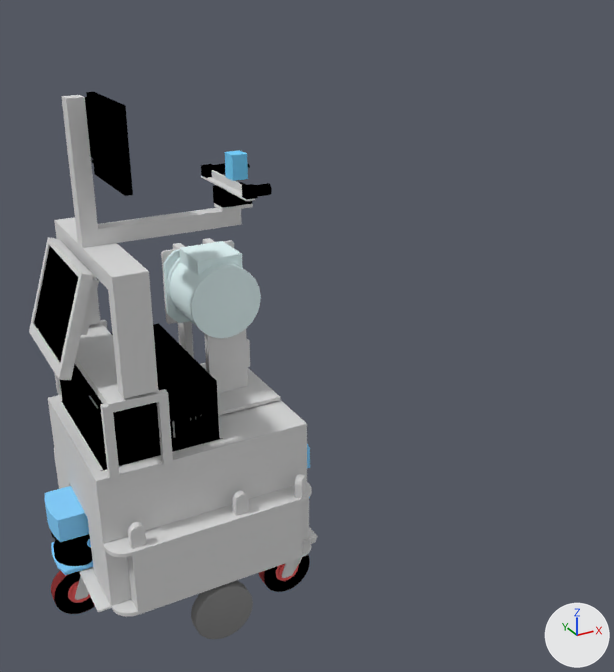
The Blender file data/morse/components/robots/jido.blend, before and after one commit.
Before and after are seen from a camera (50 mm lens) standing at (-0.73, -2.14, 1.82) and looking at (0.17, -0.51, 1.0). Arrows for +X, +Y and +Z are at lower right; the lights stay in place.

Names of what the first picture shows: 'Base', 'Computer', 'FrontScreen', 'MotorWheels', 'Sicks', 'Socle', 'TopCam', 'Wheels'.
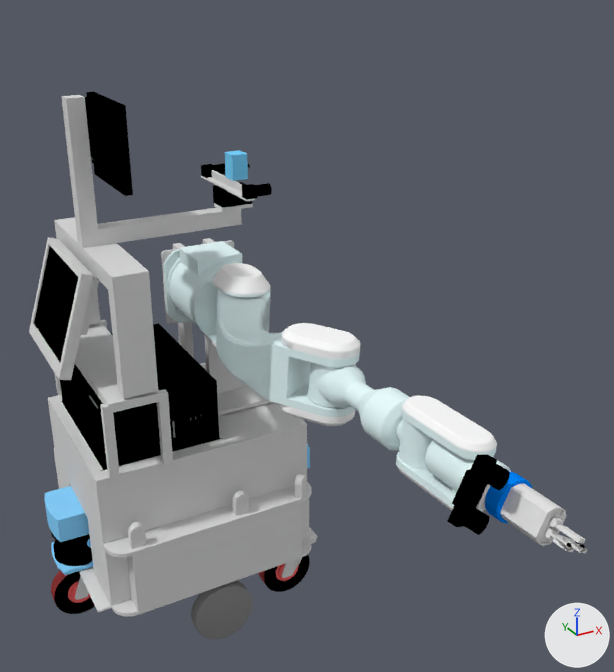
Commit message: Correct the link of the arm in Jido file

The change in detail:
Object 'PA10-1' (ob_pa10_1) moves from (0.0, 0.0, 0.0) to (0.185, 0.2, 0.907).
Object 'PA10-1' (ob_pa10_1) turns from (0, 0, 0) to (90, 3.4, 0) degrees about x, y and z.
Object 'PA10-2' (ob_pa10_2) moves from (0.0, 0.0, 0.317) to (0.185, -0.117, 0.907).
Object 'PA10-2' (ob_pa10_2) turns from (0, 0, 0) to (90, 3.4, 3.2) degrees about x, y and z.
Object 'PA10-3' (ob_pa10_3) moves from (0.0, 0.0, 0.767) to (0.21, -0.566, 0.905).
Object 'PA10-3' (ob_pa10_3) turns from (0, 0, 0) to (90, 3.4, 3.6) degrees about x, y and z.
Object 'PA10-4' (ob_pa10_4) moves from (0.0, 0.0, 1.1) to (0.231, -0.899, 0.904).
Object 'PA10-4' (ob_pa10_4) turns from (0, 0, 0) to (90, 3.5, 3.6) degrees about x, y and z.
Object 'PA10-5' (ob_pa10_5) moves from (0.0, 0.0, 1.247) to (0.24, -1.045, 0.904).
Object 'PA10-5' (ob_pa10_5) turns from (0, 0, 0) to (90, 3.5, 3.6) degrees about x, y and z.
Object 'pince2Sright' (ob_pince2sright) is new; it shows a copy of the mesh of ob_pince2sright.
Its parent is ob_pince2.
Its matrix parent inverse is Matrix(((1000.0, 0.0, 0.0, 0.0), (0.0, 1000.0, 0.0, 0.0), (0.0, 0.0, 1000.0, -1460.0), (0.0, 0.0, 0.0, 1.0))).
Its location is (0.0, 0.0, 0.0).
Its scale is (0.001, 0.001, 0.001).
Object 'pince2' (ob_pince2) is new; it shows a copy of the mesh of ob_pince2.
Its parent is ob_gripper.
Its matrix parent inverse is Matrix(((1000.0, 0.0, 0.0, 0.0), (0.0, 1000.0, 0.0, 0.0), (0.0, 0.0, 1000.0, -1400.0), (0.0, 0.0, 0.0, 1.0))).
Its location is (0.0, 0.0, 1.46).
Its scale is (0.001, 0.001, 0.001).
Object 'Gripper' (ob_gripper) is new; it shows a copy of the mesh of ob_gripper.
Its parent is ob_pa10_6.
Its matrix parent inverse is Matrix(((1000.0, 0.0, 0.0, 0.0), (0.0, 1000.0, 0.0, 0.0), (0.0, 0.0, 1000.0, -1340.0), (0.0, 0.0, 0.0, 1.0))).
Its location is (0.0, 0.0, 1.4).
Its scale is (0.001, 0.001, 0.001).
Object 'pince2sleft' (ob_pince2sleft) is new; it shows a copy of the mesh of ob_pince2sleft.
Its parent is ob_pince2.
Its matrix parent inverse is Matrix(((1000.0, 0.0, 0.0, 0.0), (0.0, 1000.0, 0.0, 0.0), (0.0, 0.0, 1000.0, -1460.0), (0.0, 0.0, 0.0, 1.0))).
Its location is (0.0, 0.0, 0.0).
Its scale is (0.001, 0.001, 0.001).
Object 'pince1S' (ob_pince1s) is new; it shows a copy of the mesh of ob_pince1s.
Its parent is ob_pince1.
Its matrix parent inverse is Matrix(((1000.0, 0.0, 0.0, 0.0), (0.0, 1000.0, 0.0, 0.0), (0.0, 0.0, 1000.0, -1460.0), (0.0, 0.0, 0.0, 1.0))).
Its location is (0.0, 0.0, 0.0).
Its scale is (0.001, 0.001, 0.001).
Object 'pince1' (ob_pince1) is new; it shows a copy of the mesh of ob_pince1.
Its parent is ob_gripper.
Its matrix parent inverse is Matrix(((1000.0, 0.0, 0.0, 0.0), (0.0, 1000.0, 0.0, 0.0), (0.0, 0.0, 1000.0, -1400.0), (0.0, 0.0, 0.0, 1.0))).
Its location is (0.0, 0.0, 1.46).
Its scale is (0.001, 0.001, 0.001).

Pixel boxes [x1, y1, x2, y2] of what changed, in the pictures (614 x 672 px):
'PA10-2', now drawn: after [216, 290, 361, 426]
'PA10-4', now drawn: after [396, 396, 497, 512]
'PA10-3', now drawn: after [308, 362, 409, 451]
'PA10-6', now drawn (black): after [447, 454, 532, 535]
'PA10-1', now drawn: after [192, 263, 270, 347]
'Gripper', added: after [500, 483, 567, 546]
'PA10-5', now drawn: after [425, 440, 511, 510]
'pince2', added: after [544, 514, 588, 553]
'pince1', added: after [541, 518, 586, 544]
'pince2sleft', added: after [566, 543, 572, 547]
'pince2Sright', added: after [579, 544, 585, 548]
